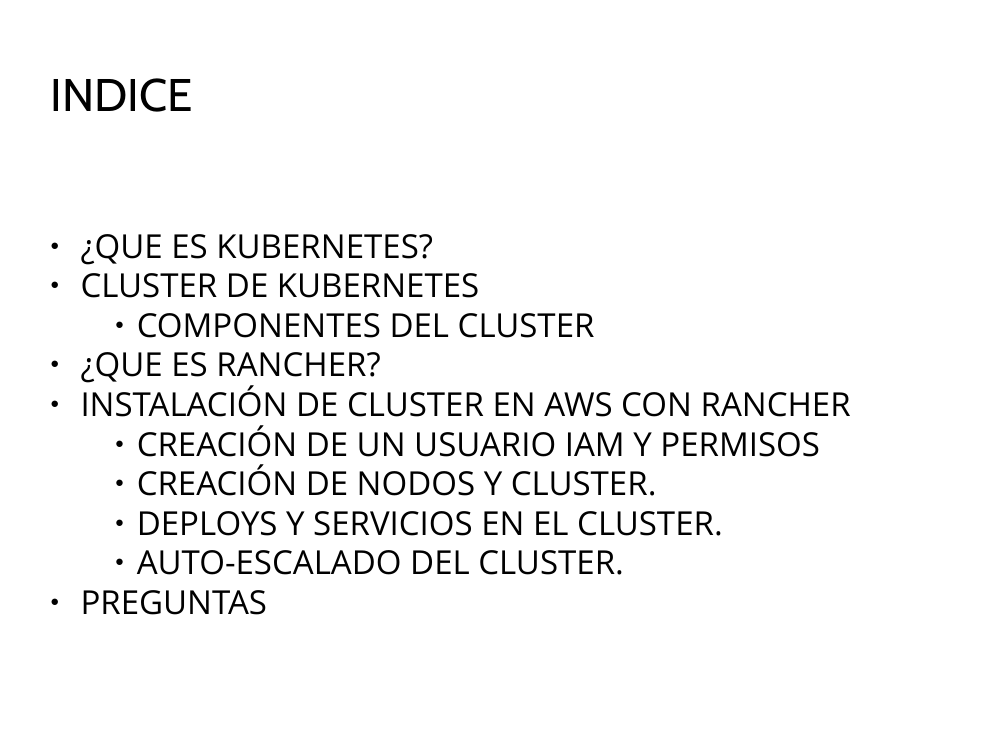
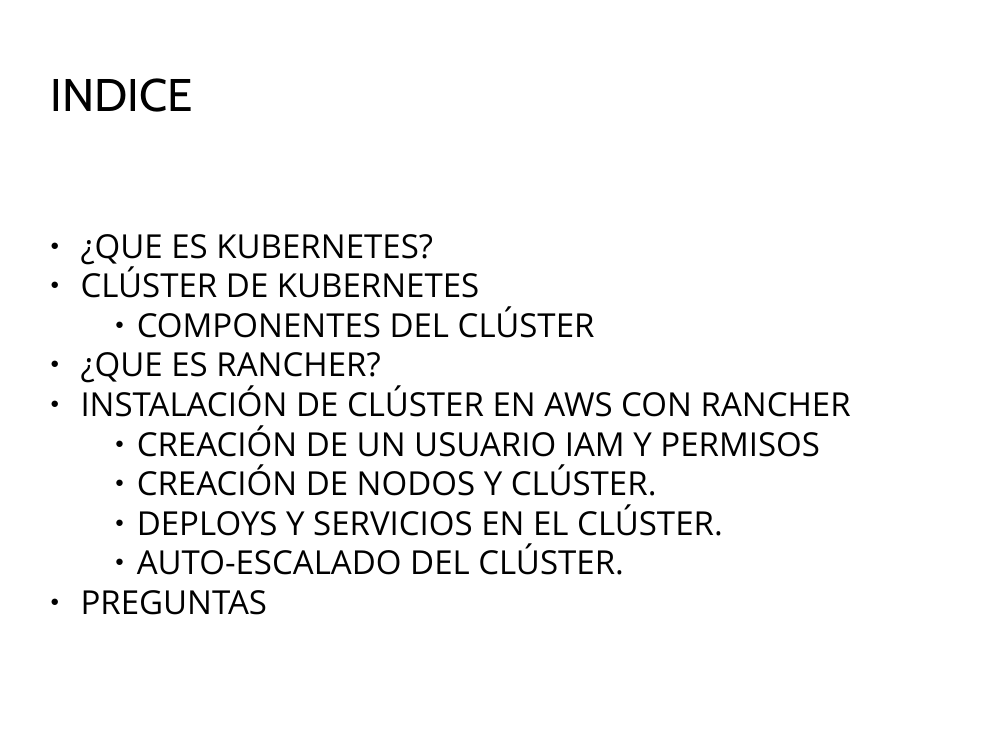
Before and after one commit to Juanjosegongora/kubernetes, a slide deck: slide 2 of proyecto_kubernetes.odp. Drawn at 1008x756 pixels with LibreOffice and Linux fonts; fonts in the diff are those of the drawing; background and template pictures are left out. Boxes give left, top, right and bottom in pixels: in the first picture for what was removed or moved away, otherwise in the second. Text is boxed around its words. In the diff, an @@ line names an element or a change of style, - is before the commit and + after.

```diff
--- a/proyecto_kubernetes.odp
+++ b/proyecto_kubernetes.odp
@@ subtitle at <box>81,267,595,338</box>: text changed @@
-● CLUSTER DE KUBERNETES
-      ● COMPONENTES DEL CLUSTER
+● CLÚSTER DE KUBERNETES
+      ● COMPONENTES DEL CLÚSTER
@@ subtitle at <box>81,385,851,417</box>: text changed @@
-● INSTALACIÓN DE CLUSTER EN AWS CON RANCHER
+● INSTALACIÓN DE CLÚSTER EN AWS CON RANCHER
@@ subtitle at <box>137,465,723,575</box>: text changed @@
-      ● CREACIÓN DE NODOS Y CLUSTER.
-      ● DEPLOYS Y SERVICIOS EN EL CLUSTER.
-      ● AUTO-ESCALADO DEL CLUSTER.
+      ● CREACIÓN DE NODOS Y CLÚSTER.
+      ● DEPLOYS Y SERVICIOS EN EL CLÚSTER.
+      ● AUTO-ESCALADO DEL CLÚSTER.
```
Also in this commit, not shown: 5 other slides changed, 8 slides added, 1 other file.
